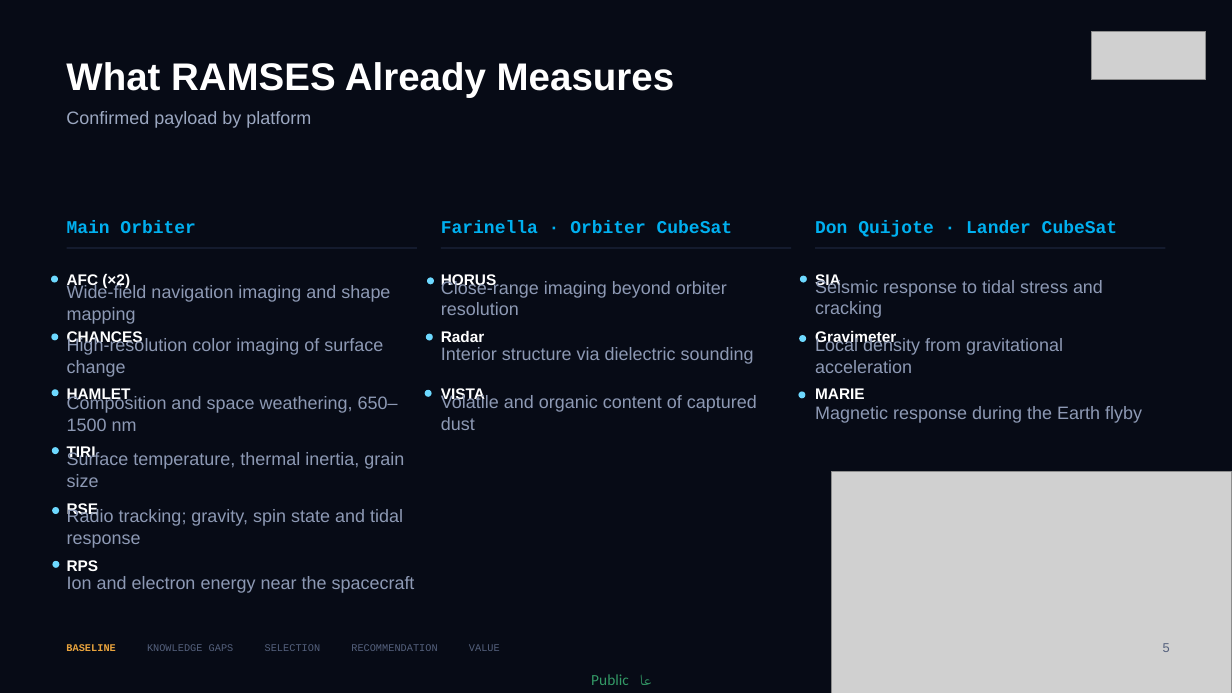
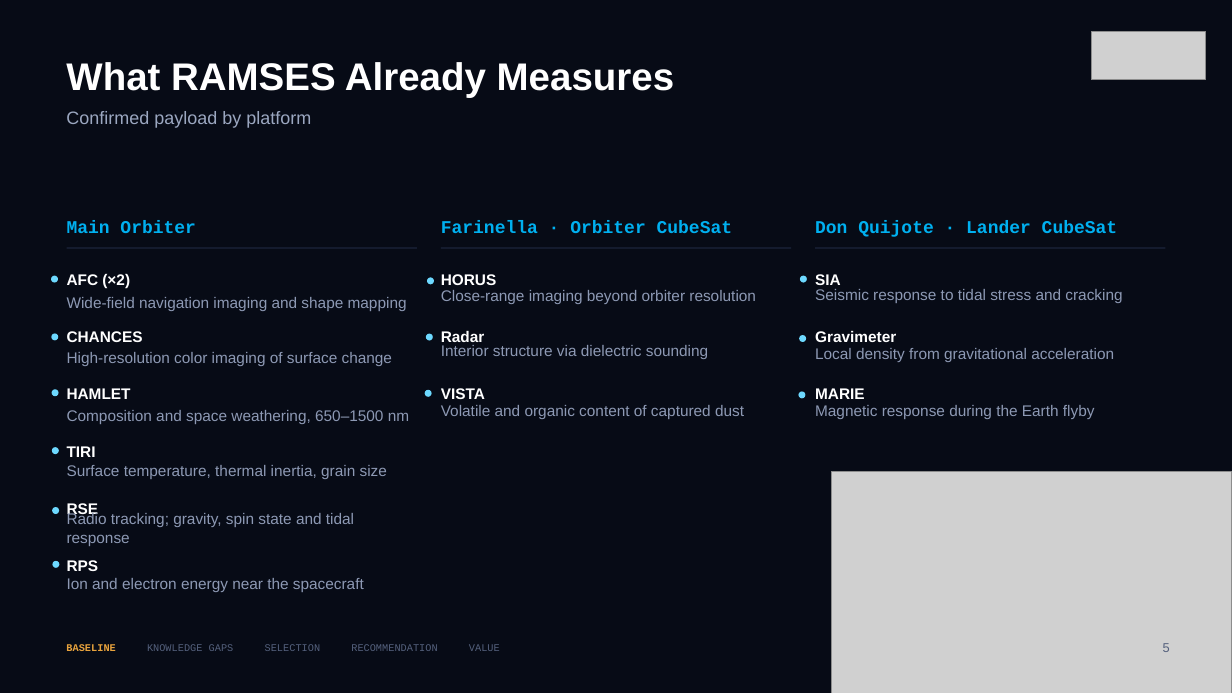
Before and after one commit to nalquaydhib/Apophis_99942, a slide deck: slide 6 of Noora_AlQuaydhib_Summer_Training_(3).pptx. Drawn at 1232x693 pixels with LibreOffice and Linux fonts; fonts in the diff are those of the drawing; grey boxes stand for pictures; background and template pictures are left out. Boxes give left, top, right and bottom in pixels: in the first picture for what was removed or moved away, otherwise in the second. Text is boxed around its words. In the diff, an @@ line names an element or a change of style, - is before the commit and + after.

```diff
--- a/Noora_AlQuaydhib_Summer_Training_(3).pptx
+++ b/Noora_AlQuaydhib_Summer_Training_(3).pptx
@@ size 14 to 12 pt in 12 elements at box(67, 297, 407, 311), box(67, 352, 392, 366), box(67, 410, 409, 424), box(67, 465, 387, 479), box(67, 512, 354, 546), box(67, 578, 364, 592), box(441, 290, 756, 304), box(441, 405, 744, 419), box(815, 289, 1122, 303), box(815, 348, 1114, 362), box(815, 405, 1095, 419), box(441, 345, 708, 359) @@
@@ text removed at box(591, 674, 629, 685) @@
-Public عام
```
Also in this commit, not shown: 16 other slides changed.
